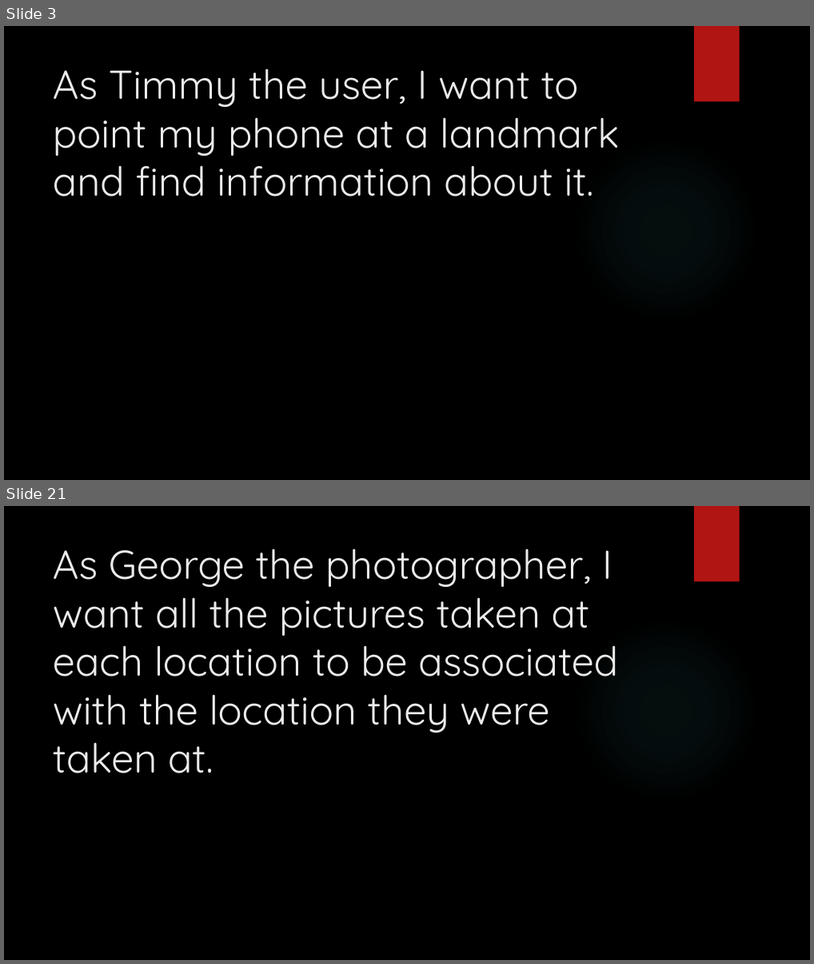
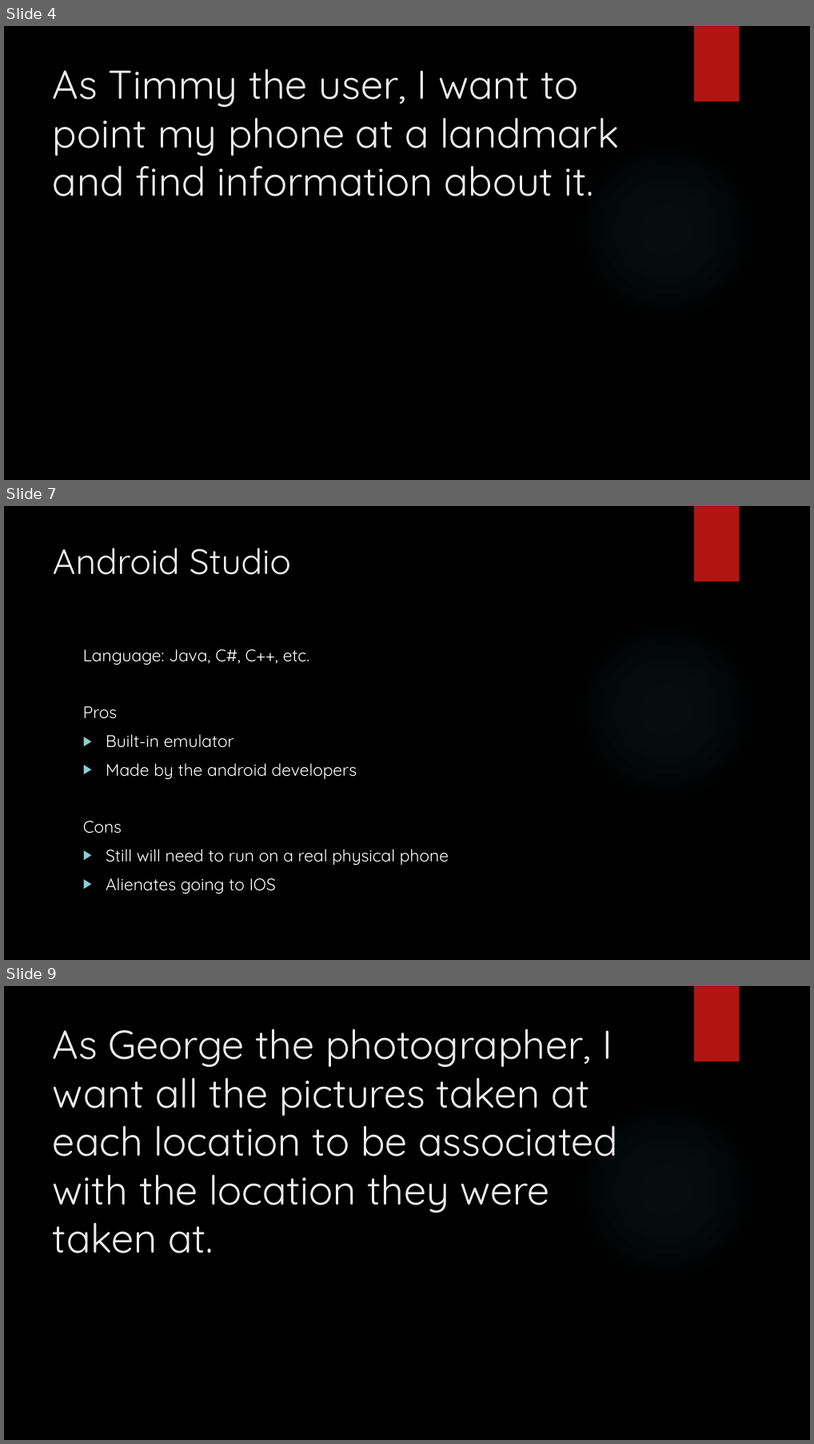
Before and after one commit to junmin-yee/Landmarked, a slide deck: Technology Presentation.pptx. Shown one above the other, each under a label of ours: slides 3 and 21 before the commit, slides 4, 7 and 9 after it; the slides between them are not shown. The pictures are 814x964 and 814x1444 pixels, drawn with LibreOffice and Linux fonts; fonts in the diff are those of the drawing; background and template pictures are left out. Boxes give left, top, right and bottom in pixels: in the first picture for what was removed or moved away, otherwise in the second. Text is boxed around its words. In the diff, an @@ line names an element or a change of style, - is before the commit and + after.

```diff
--- a/Technology Presentation.pptx
+++ b/Technology Presentation.pptx
@@ slide 7 added at [4,506,810,960], background picture (left out); not listed: 2 template elements that a slide beside it also shows @@
@@ title added at [53,548,291,575], 42 pt, text #EBEBEB @@
+Android Studio
@@ text added at [83,649,449,894], 20 pt, text #FFFFFF @@
+Language: Java, C#, C++, etc.
+Pros
+▶ Built-in emulator
+▶ Made by the android developers
+Cons
+▶ Still will need to run on a real physical phone
+▶ Alienates going to IOS
@@ what was slide 3 is now slide 4 @@
@@ what was slide 21 is now slide 9 @@
```
Also in this commit, not shown: 5 slides changed, 8 other slides added, 18 slides removed.
